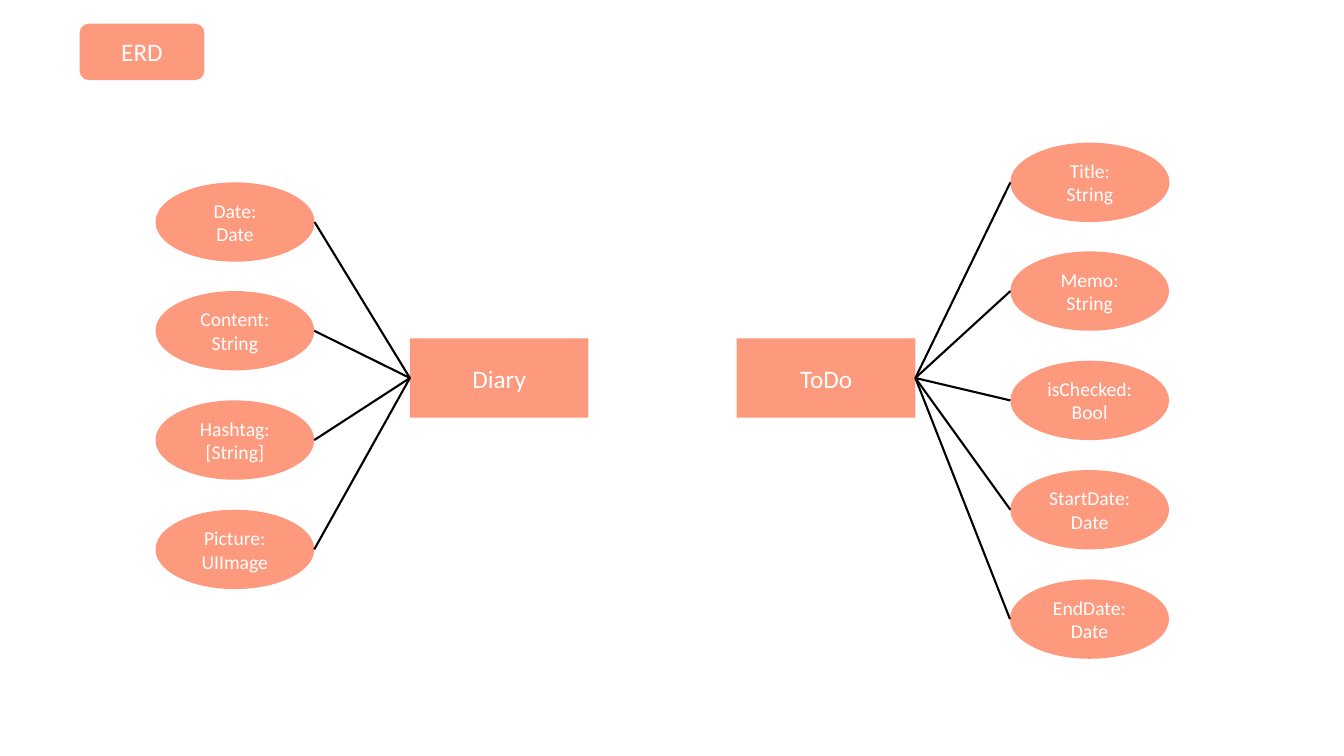
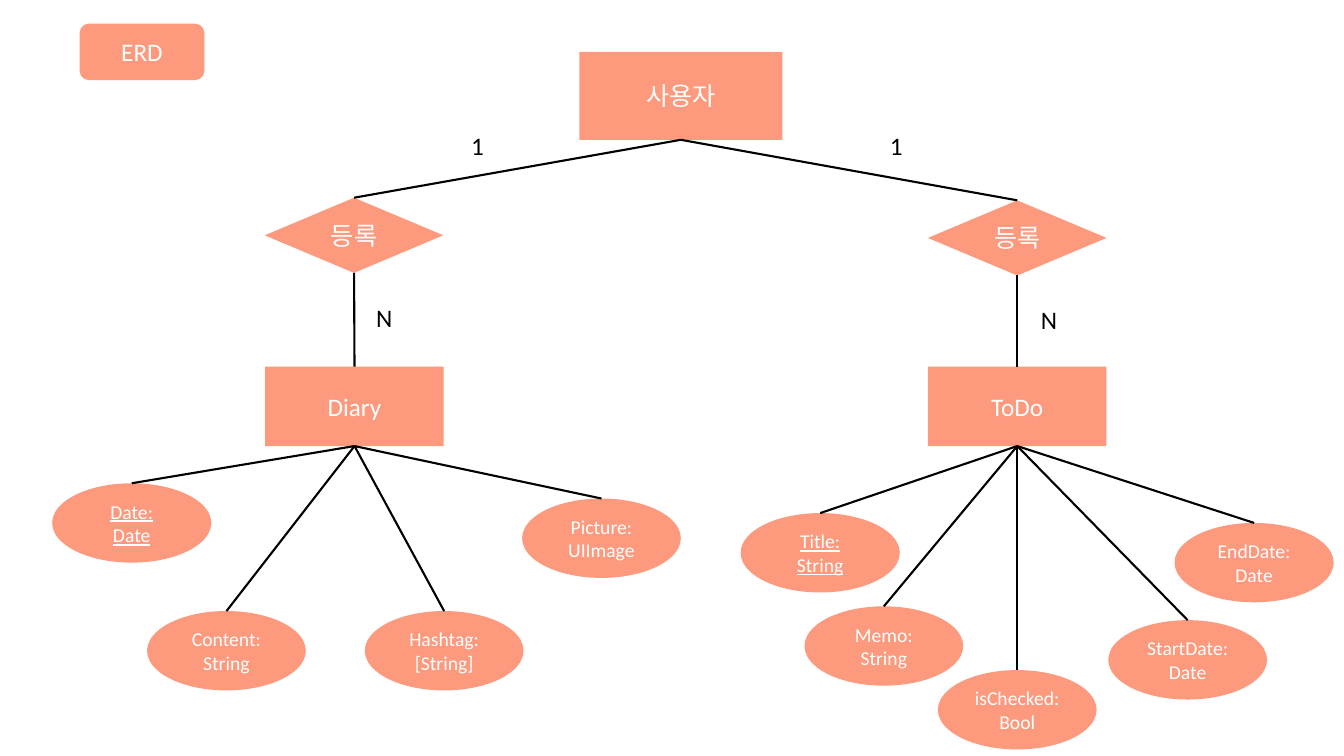
Before and after one commit to chaeHaram/University, a slide deck: slide 3 of 4-1/소프트웨어 종합설계/10주차/졸업작품 DFD : ERD.pptx. Drawn at 1344x756 pixels with LibreOffice and Linux fonts; fonts in the diff are those of the drawing. Boxes give left, top, right and bottom in pixels: in the first picture for what was removed or moved away, otherwise in the second. Text is boxed around its words. In the diff, an @@ line names an element or a change of style, - is before the commit and + after.

```diff
--- a/4-1/소프트웨어 종합설계/10주차/졸업작품 DFD : ERD.pptx
+++ b/4-1/소프트웨어 종합설계/10주차/졸업작품 DFD : ERD.pptx
@@ rectangle added at bbox=[580, 51, 782, 139], fill #FD997D, 18 pt, text #FFFFFF @@
+사용자
@@ line added from (354, 198) to (681, 140), #000000 1.5 pt @@
@@ text added at bbox=[471, 138, 484, 155], 18 pt, text #000000 @@
+1
@@ line added from (1017, 201) to (681, 140), #000000 1.5 pt @@
@@ text added at bbox=[890, 138, 903, 155], 18 pt, text #000000 @@
+1
@@ diamond added at bbox=[265, 198, 444, 273], fill #FD997D, 18 pt, text #FFFFFF @@
+등록
@@ diamond added at bbox=[929, 201, 1107, 276], fill #FD997D, 18 pt, text #FFFFFF @@
+등록
@@ line moved from (315, 222) - (410, 378) to (354, 273) - (355, 367) @@
@@ line added from (1017, 275) to (1017, 367), #000000 1.5 pt @@
@@ text added at bbox=[376, 310, 392, 327], 18 pt, text #000000 @@
+N
@@ text added at bbox=[1041, 312, 1057, 329], 18 pt, text #000000 @@
+N
@@ rectangle "Diary": place and size @@
-rectangle "Diary" at bbox=[410, 339, 589, 418]
+rectangle "Diary" at bbox=[265, 367, 444, 447]
@@ rectangle "ToDo": place and size @@
-rectangle "ToDo" at bbox=[737, 339, 915, 418]
+rectangle "ToDo" at bbox=[929, 367, 1107, 447]
@@ line added from (132, 483) to (355, 447), #000000 1.5 pt @@
@@ line moved from (315, 331) - (410, 378) to (227, 611) - (355, 447) @@
@@ line moved from (315, 441) - (410, 378) to (445, 611) - (355, 447) @@
@@ line moved from (315, 549) - (410, 378) to (602, 499) - (355, 447) @@
@@ line moved from (1010, 182) - (915, 378) to (821, 513) - (1017, 447) @@
@@ line moved from (1010, 291) - (915, 378) to (884, 607) - (1017, 447) @@
@@ line moved from (1010, 510) - (915, 378) to (1188, 620) - (1017, 447) @@
@@ line moved from (1010, 619) - (915, 378) to (1254, 523) - (1017, 447) @@
@@ line moved from (1010, 400) - (915, 378) to (1017, 670) - (1017, 447) @@
@@ ellipse "Date:": place and size @@
-ellipse "Date:" at bbox=[155, 182, 315, 262]
+ellipse "Date:" at bbox=[52, 483, 212, 563]
@@ ellipse "Date:" at bbox=[52, 483, 212, 563]: underline on @@
@@ ellipse "Picture: UIImage": place and size @@
-ellipse "Picture: UIImage" at bbox=[155, 510, 314, 590]
+ellipse "Picture: UIImage" at bbox=[522, 499, 681, 579]
@@ ellipse "Title:" at bbox=[741, 513, 900, 593]: underline on @@
@@ ellipse "Title:": place and size @@
-ellipse "Title:" at bbox=[1010, 143, 1170, 223]
+ellipse "Title:" at bbox=[741, 513, 900, 593]
@@ ellipse "EndDate:": place and size @@
-ellipse "EndDate:" at bbox=[1010, 580, 1170, 659]
+ellipse "EndDate:" at bbox=[1175, 523, 1334, 603]
@@ ellipse "Content: String": place and size @@
-ellipse "Content: String" at bbox=[155, 291, 314, 371]
+ellipse "Content: String" at bbox=[147, 611, 306, 691]
@@ ellipse "Hashtag: [String]": place and size @@
-ellipse "Hashtag: [String]" at bbox=[155, 400, 314, 480]
+ellipse "Hashtag: [String]" at bbox=[365, 611, 523, 691]
@@ ellipse "Memo: String": place and size @@
-ellipse "Memo: String" at bbox=[1010, 251, 1169, 331]
+ellipse "Memo: String" at bbox=[805, 607, 963, 687]
@@ ellipse "StartDate: Date": place and size @@
-ellipse "StartDate: Date" at bbox=[1010, 470, 1169, 549]
+ellipse "StartDate: Date" at bbox=[1109, 620, 1267, 700]
@@ ellipse "isChecked:": place and size @@
-ellipse "isChecked:" at bbox=[1010, 361, 1169, 441]
+ellipse "isChecked:" at bbox=[938, 670, 1096, 750]
```
Also in this commit, not shown: 1 other slide changed, 3 other files.
